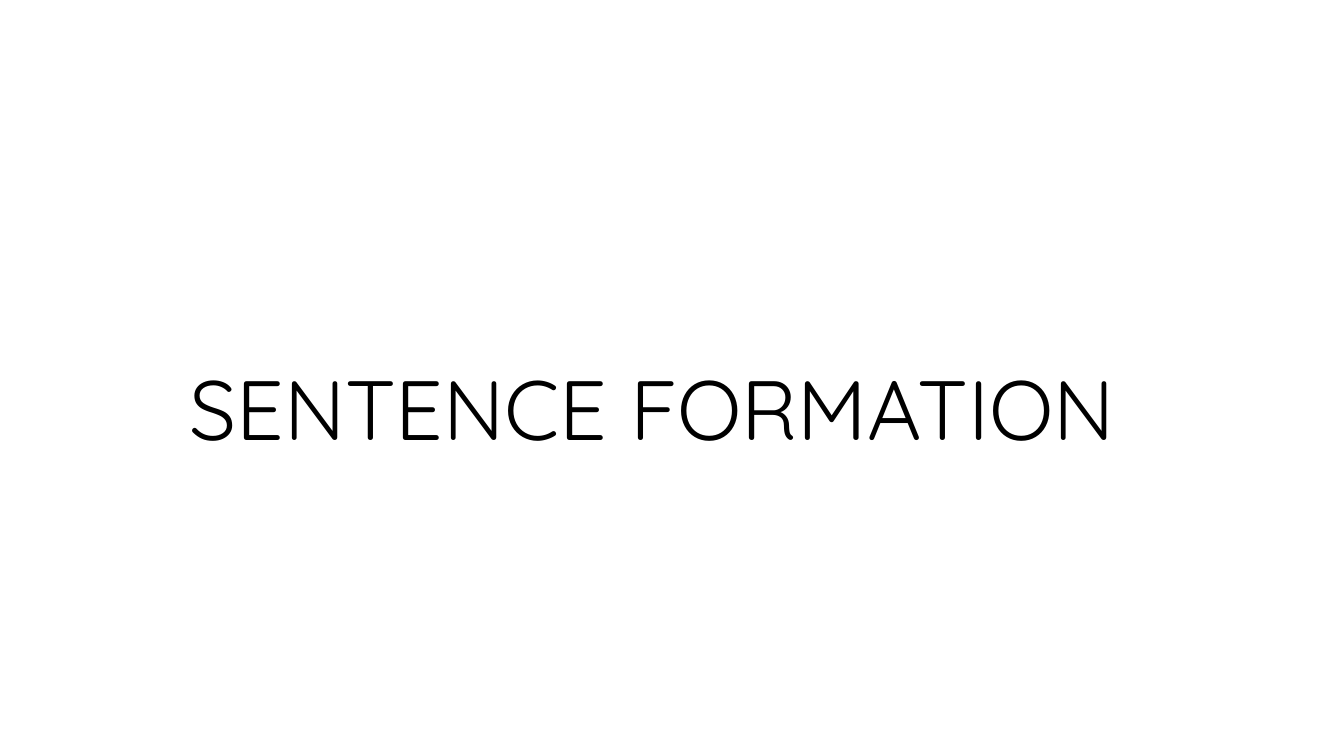
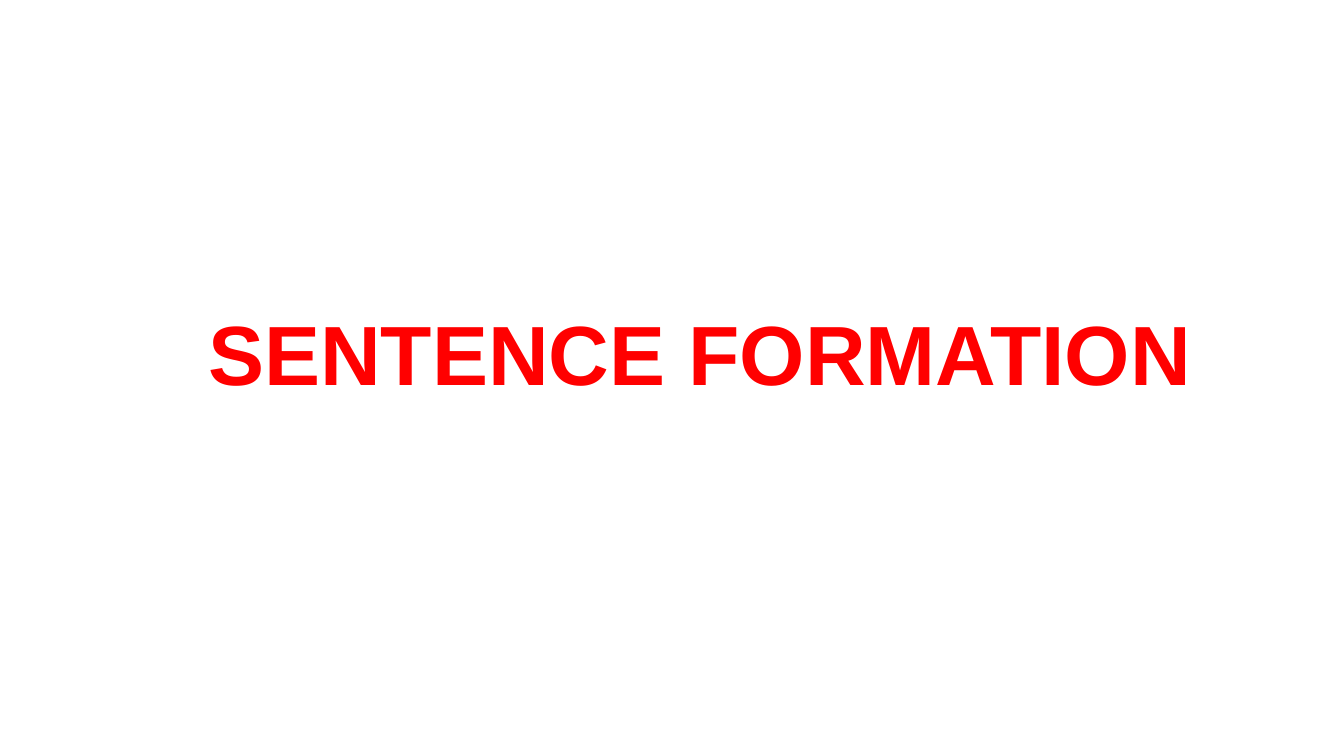
Before and after one commit to Bmadhanmohan/aws_batch_demo, a slide deck: slide 2 of 21_12_2023_PPT_ENGLISH.pptx. Drawn at 1344x756 pixels with LibreOffice and Linux fonts; fonts in the diff are those of the drawing; background and template pictures are left out. Boxes give left, top, right and bottom in pixels: in the first picture for what was removed or moved away, otherwise in the second. Text is boxed around its words. In the diff, an @@ line names an element or a change of style, - is before the commit and + after.

```diff
--- a/21_12_2023_PPT_ENGLISH.pptx
+++ b/21_12_2023_PPT_ENGLISH.pptx
@@ text "SENTENCE FORMATION": place and size @@
-text "SENTENCE FORMATION" at box(189, 380, 1114, 441)
+text "SENTENCE FORMATION" at box(208, 326, 1191, 386)
@@ text "SENTENCE FORMATION" at box(208, 326, 1191, 386): font Quicksand to Arial, text colour #000000 to #FF0000, letter outline none to #0D0D0D 1.06 pt, bold on; alignment left to centre; line spacing 0.9 to 1; vertical alignment bottom to top @@
```
Also in this commit, not shown: 1 other slide changed, 6 slides added, 2 slides removed.
